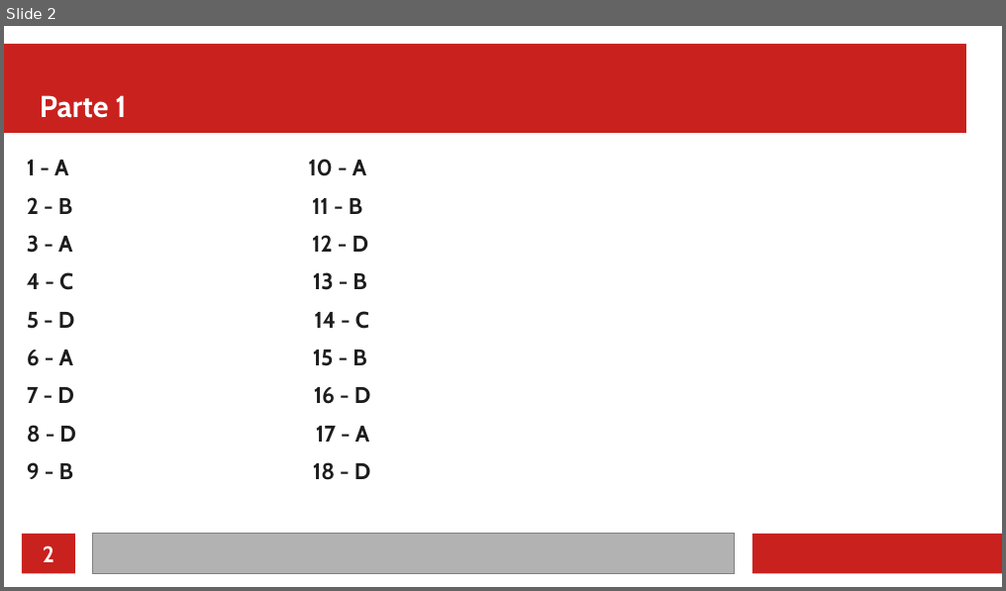
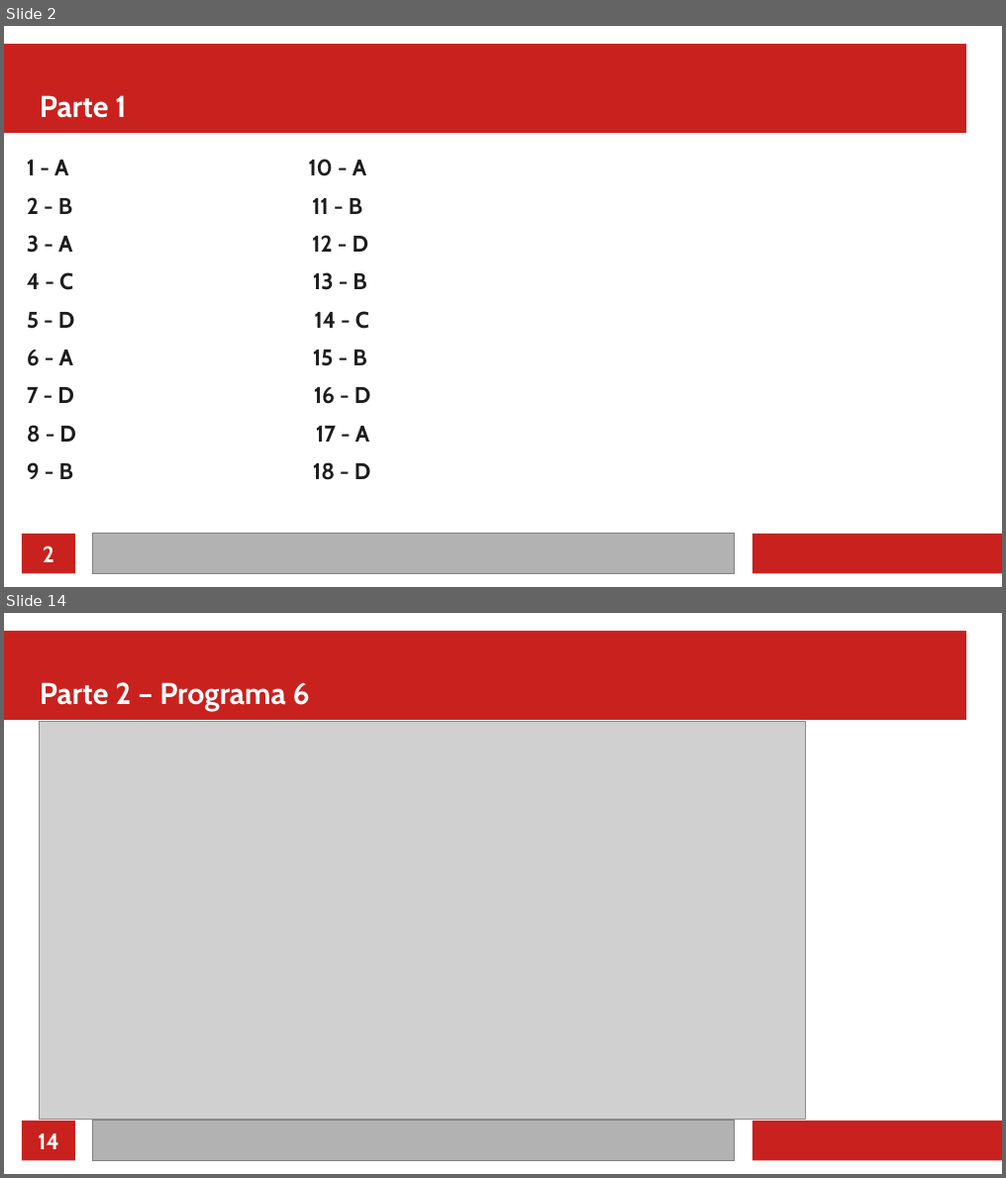
Before and after one commit to RafaelAmauri/Arquitetura-de-Computadores-2, a slide deck: Tarefa 06/Relatorio6.odp. Shown one above the other, each under a label of ours: slide 2 before the commit, slides 2 and 14 after it; the slides between them are not shown. The pictures are 1006x591 and 1006x1178 pixels, drawn with LibreOffice and Linux fonts; fonts in the diff are those of the drawing; grey boxes stand for pictures. Boxes give left, top, right and bottom in pixels: in the first picture for what was removed or moved away, otherwise in the second. Text is boxed around its words. In the diff, an @@ line names an element or a change of style, - is before the commit and + after.

Commit message:
feat: Add Programa 6 e 7

```diff
--- a/Tarefa 06/Relatorio6.odp
+++ b/Tarefa 06/Relatorio6.odp
@@ slide 14 added at (4,613,1002,1174), background #FFFFFF; not listed: 4 template elements that a slide beside it also shows @@
@@ title added at (40,682,310,711), 24 pt, text #FFFFFF, bold @@
+Parte 2 – Programa 6
@@ picture added at (40,722,806,1120) @@
@@ page number added at (38,1134,59,1150), 18 pt, text #FFFFFF, bold @@
+14
```
Also in this commit, not shown: 1 slide changed, 12 other slides added, 18 other files.
